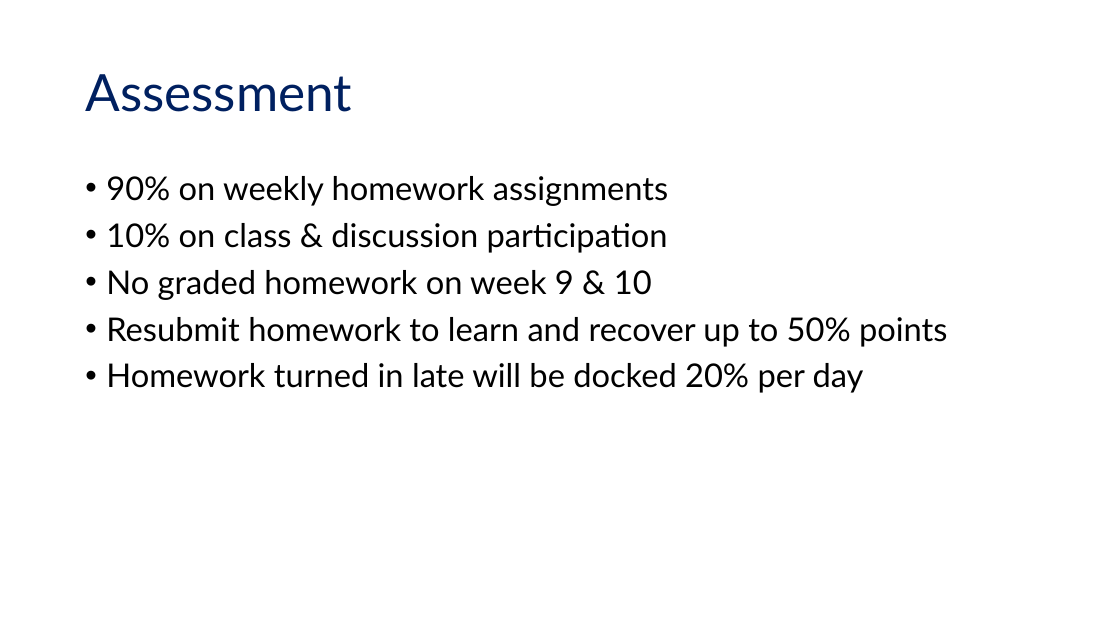
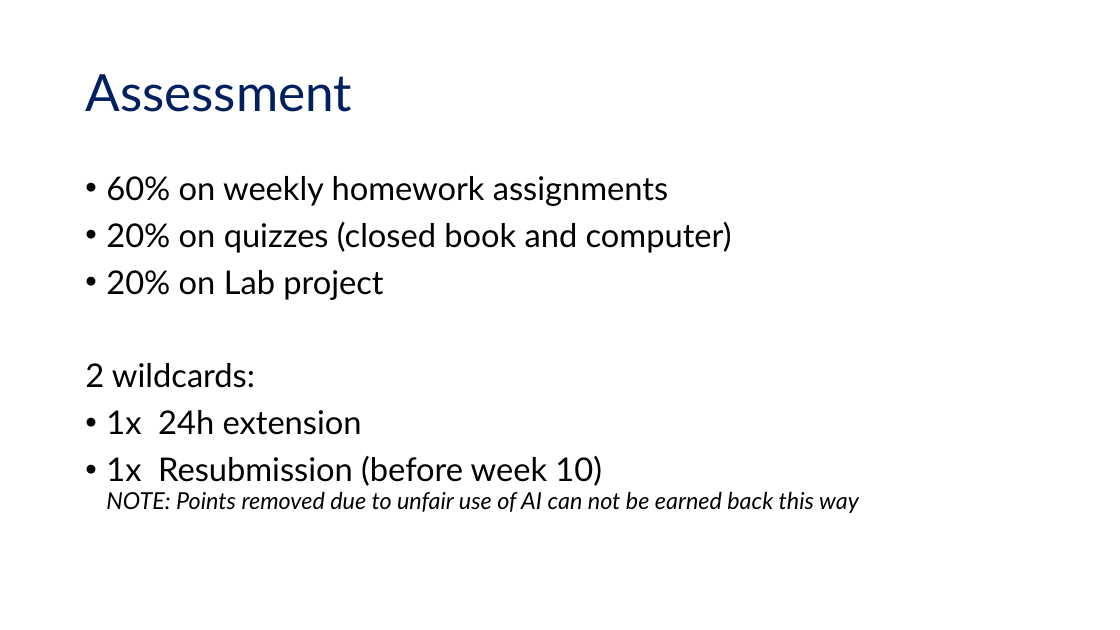
Before and after one commit to UCSB-Library-Research-Data-Services/bren-eds213, a slide deck: slide 9 of modules/week01/eds-213_intro.pptx (slide 8 before the commit). Drawn at 1120x630 pixels with LibreOffice and Linux fonts; fonts in the diff are those of the drawing. Boxes give left, top, right and bottom in pixels: in the first picture for what was removed or moved away, otherwise in the second. Text is boxed around its words. In the diff, an @@ line names an element or a change of style, - is before the commit and + after.

```diff
--- a/modules/week01/eds-213_intro.pptx
+++ b/modules/week01/eds-213_intro.pptx
@@ text at box(85, 176, 859, 513): text changed @@
-• 90% on weekly homework assignments
-• 10% on class & discussion participation
-• No graded homework on week 9 & 10
-• Resubmit homework to learn and recover up to 50% points
-• Homework turned in late will be docked 20% per day
+• 60% on weekly homework assignments
+• 20% on quizzes (closed book and computer)
+• 20% on Lab project
+2 wildcards:
+• 1x 24h extension
+• 1x Resubmission (before week 10)
+  NOTE: Points removed due to unfair use of AI can not be earned back this way
```
Also in this commit, not shown: 11 other slides changed, 1 slide added.
